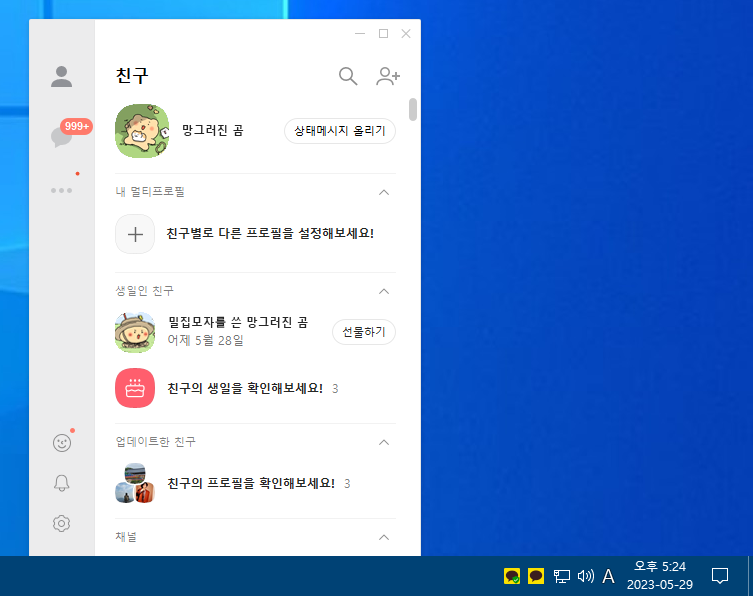
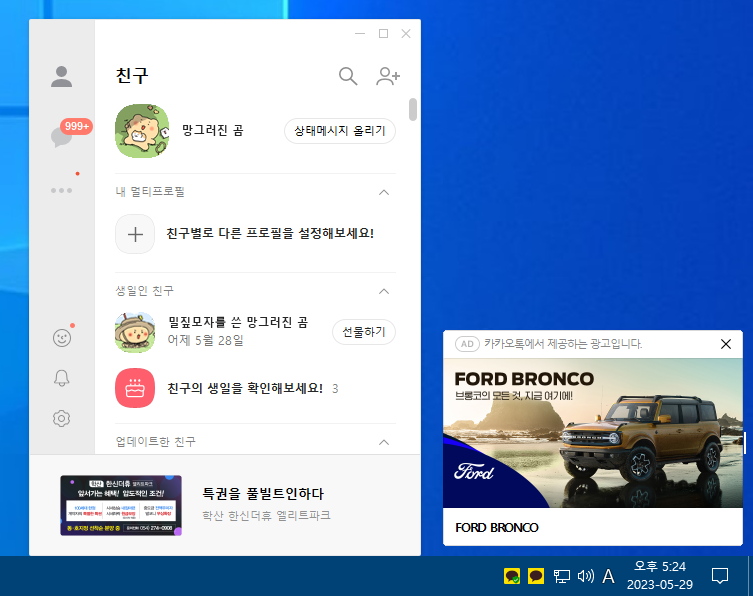
Before/after of a 753 × 596 layered artwork. What changed in the layer stack:
painted on "BirthName" over (x1=180, y1=317, x2=190, y2=328)
showed "SideButton" over (x1=28, y1=296, x2=98, y2=455)
hid "RemoveBanner" over (x1=27, y1=415, x2=423, y2=556)
hid "RemovePopup" over (x1=430, y1=327, x2=753, y2=553)
